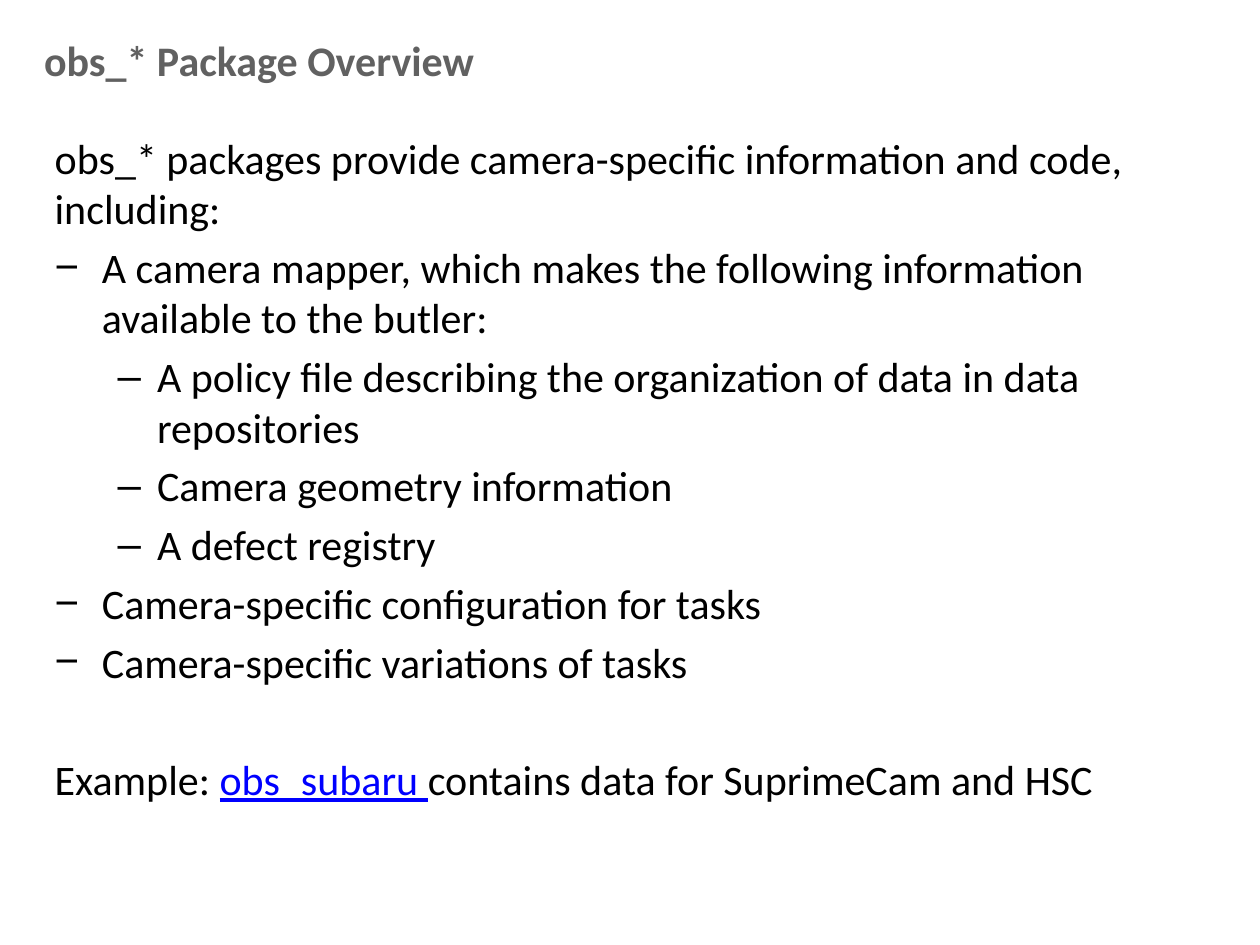
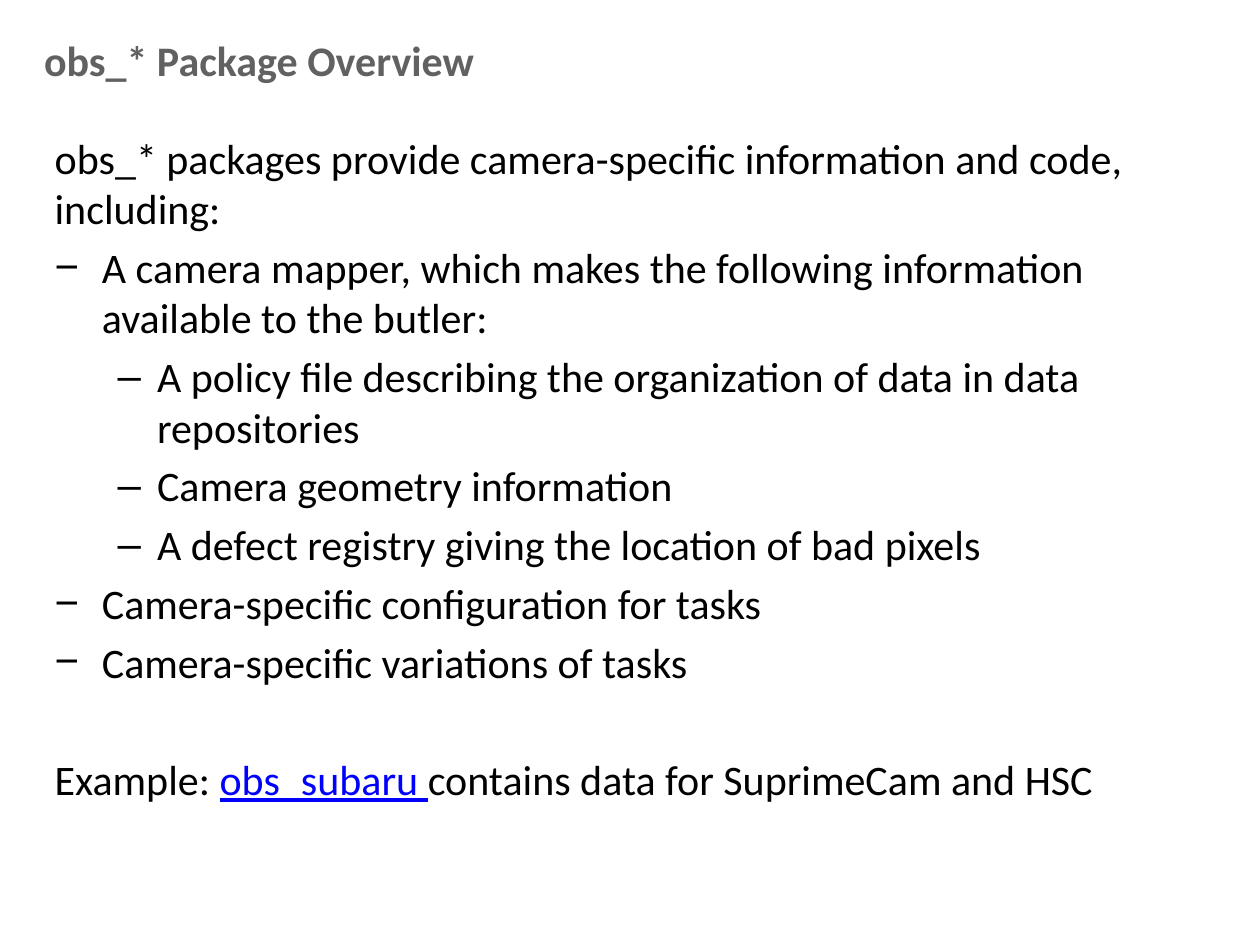
Before and after one commit to lsst-dm/Oct15_bootcamp, a slide deck: slide 2 of documents/creating an obs package.pptx. Drawn at 1260x945 pixels with LibreOffice and Linux fonts; fonts in the diff are those of the drawing; background and template pictures are left out. Boxes give left, top, right and bottom in pixels: in the first picture for what was removed or moved away, otherwise in the second. Text is boxed around its words. In the diff, an @@ line names an element or a change of style, - is before the commit and + after.

Commit message:
Fix link errors and typos in "creating an obs package"

```diff
--- a/documents/creating an obs package.pptx
+++ b/documents/creating an obs package.pptx
@@ text at <box>157,530,981,568</box>: text changed @@
-  – A defect registry
+  – A defect registry giving the location of bad pixels
```
Also in this commit, not shown: 4 other slides changed.
